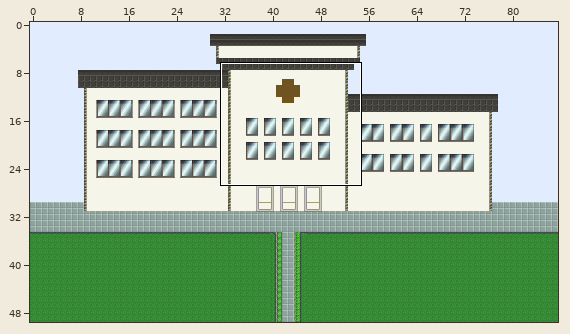
A Tiled map gets an edit: assets/tiles/outside_hospital.tmx. Above, an overview of the earlier version with the close-up marked.
Close-up. Old version:
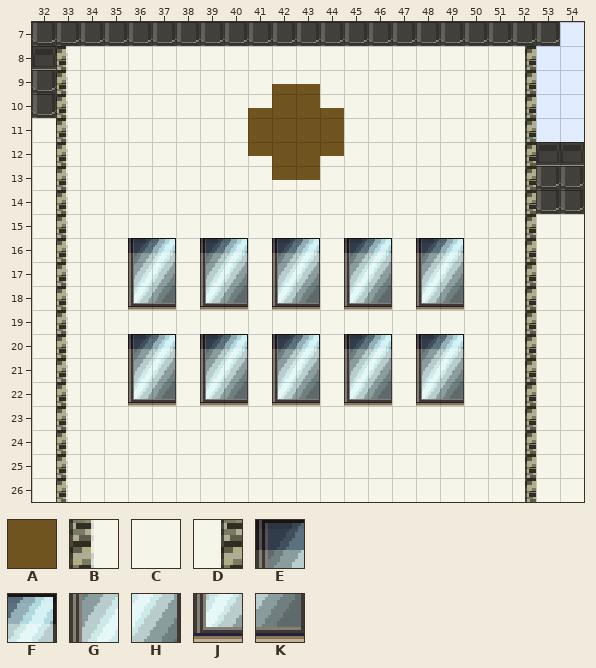
Cells are 16x16 px. Shown: x 32..54, y 7..26. The commit also changed other parts of the map, which this record leaves out. Layer "HospitalWall" is drawn 0,-7 px off the grid.
Key: from "hopital": A 914; from "village": B 1444, C 1445, D 1446, E 1788, F 1789, G 1845, H 1846, J 1902, K 1903.
_ is an empty cell.
Layers that did not change in this view are not listed.
Layer "HospitalWall" before, first column x 32:
 7 _______________________
 8 _BCCCCCCCCCCCCCCCCCCD__
 9 _BCCCCCCCCCCCCCCCCCCD__
10 _BCCCCCCCCAACCCCCCCCD__
11 CBCCCCCCCAAAACCCCCCCD__
12 CBCCCCCCCAAAACCCCCCCD__
13 CBCCCCCCCCAACCCCCCCCD__
14 CBCCCCCCCCCCCCCCCCCCD__
15 CBCCCCCCCCCCCCCCCCCCDCC
16 CBCCCCCCCCCCCCCCCCCCDCC
17 CBCCCCCCCCCCCCCCCCCCDCC
18 CBCCCCCCCCCCCCCCCCCCDCC
19 CBCCCCCCCCCCCCCCCCCCDCC
20 CBCCCCCCCCCCCCCCCCCCDCC
21 CBCCCCCCCCCCCCCCCCCCDCC
22 CBCCCCCCCCCCCCCCCCCCDCC
23 CBCCCCCCCCCCCCCCCCCCDCC
24 CBCCCCCCCCCCCCCCCCCCDCC
25 CBCCCCCCCCCCCCCCCCCCDCC
26 CBCCCCCCCCCCCCCCCCCCDCC
Layer "HospitalWindow" before, first column x 32:
 7 _______________________
 8 _______________________
 9 _______________________
10 _______________________
11 _______________________
12 _______________________
13 _______________________
14 _______________________
15 _______________________
16 ____EF_EF_EF_EF_EF_____
17 ____GH_GH_GH_GH_GH_____
18 ____JK_JKCJKCJKCJK_____
19 ____CC_CCCCCCCCCCC_____
20 ____EF_EFCEFCEFCEFC____
21 ____GH_GH_GH_GH_GHC____
22 ____JKCJKCJKCJKCJK_____
23 __C_CCCCCCCCCCCCCC_____
24 ____CCCCCCCCCCCCCC_____
25 _______________________
26 _______________________
The same view after the edit:
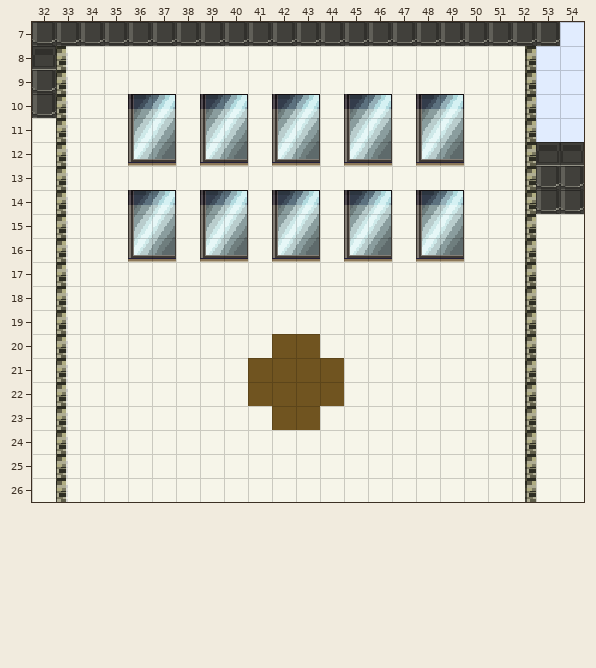
What changed:
Layer "HospitalWall":
y 10: x 42..43 AA -> CC
y 11..12: x 41..44 AAAA -> CCCC
y 13: x 42..43 AA -> CC
Layer "HospitalWindow":
y 10: x 36..37 __ -> EF; x 39..40 __ -> EF; x 42..43 __ -> EF; x 45..46 __ -> EF; x 48..49 __ -> EF
y 11: x 36..37 __ -> GH; x 39..40 __ -> GH; x 42..43 __ -> GH; x 45..46 __ -> GH; x 48..49 __ -> GH
y 12: x 36..37 __ -> JK; x 39..40 __ -> JK; x 42..43 __ -> JK; x 45..46 __ -> JK; x 48..49 __ -> JK
y 14: x 36..37 __ -> EF; x 39..40 __ -> EF; x 42..43 __ -> EF; x 45..46 __ -> EF; x 48..49 __ -> EF
y 15: x 36..37 __ -> GH; x 39..40 __ -> GH; x 42..43 __ -> GH; x 45..46 __ -> GH; x 48..49 __ -> GH
y 16: x 36..37 EF -> JK; x 39..40 EF -> JK; x 42..43 EF -> JK; x 45..46 EF -> JK; x 48..49 EF -> JK
y 17: x 36..37 GH -> CC; x 39..40 GH -> CC; x 42..43 GH -> CC; x 45..46 GH -> CC; x 48..49 GH -> CC
y 18: x 36..37 JK -> CC; x 39..40 JK -> CC; x 42..43 JK -> CC; x 45..46 JK -> CC; x 48..49 JK -> CC
y 20: x 36..37 EF -> CC; x 39..40 EF -> CC; x 42..43 EF -> AA; x 45..46 EF -> CC; x 48..49 EF -> CC
y 21: x 36..37 GH -> CC; x 39..46 GH_GH_GH -> CCAAAACC; x 48..49 GH -> CC
y 22: x 36..37 JK -> CC; x 39..46 JKCJKCJK -> CCAAAACC; x 48..49 JK -> CC
y 23: x 42..43 CC -> AA
